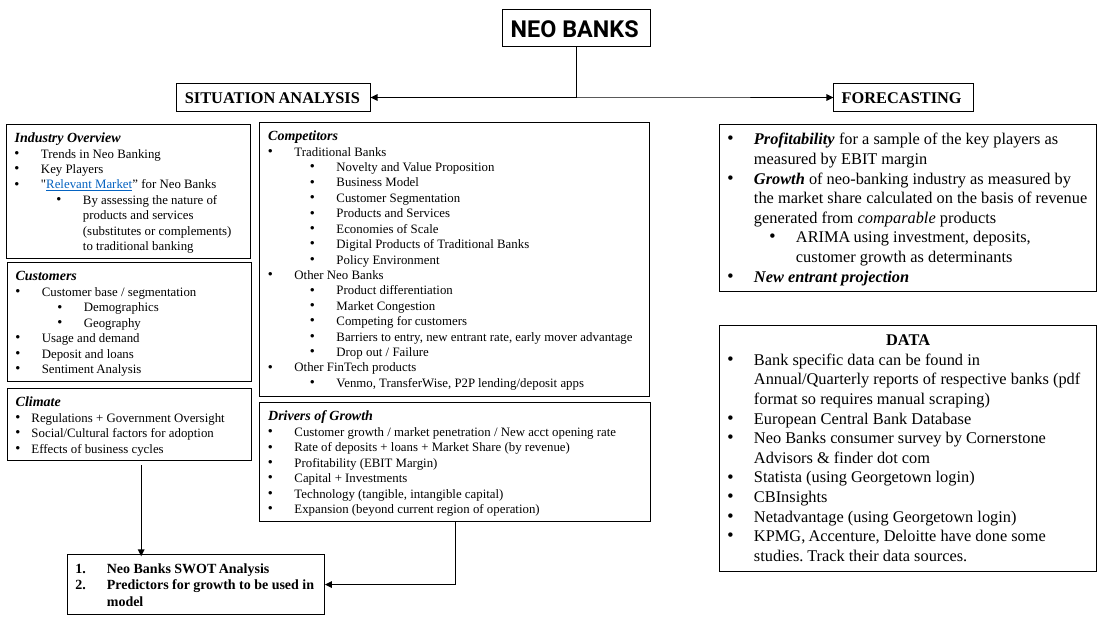
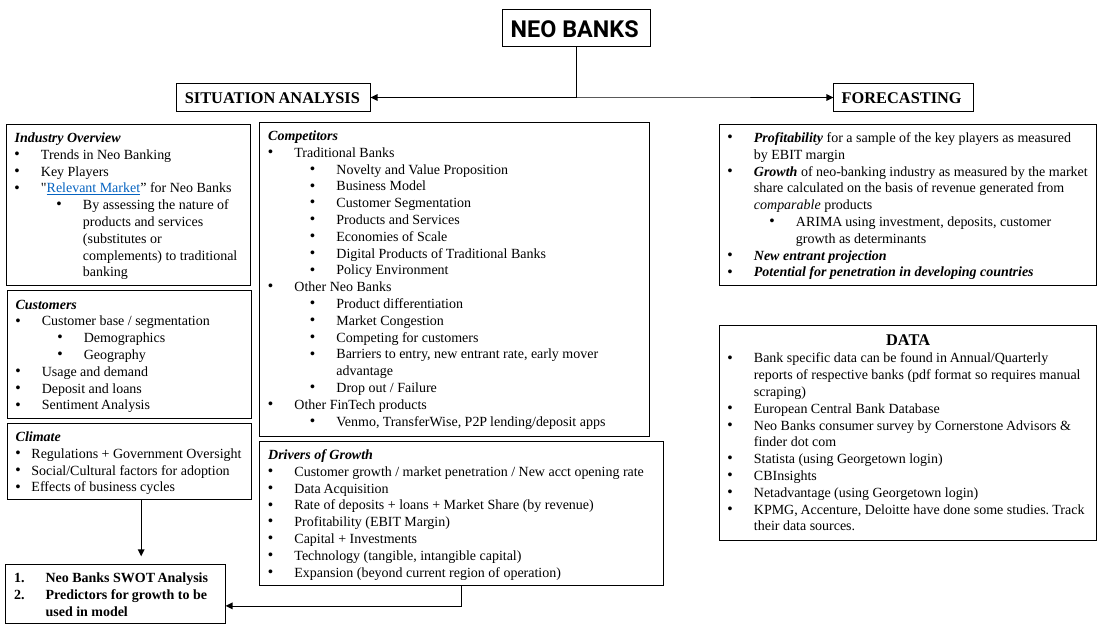
Before and after one commit to sp1158/NeoBanks, a slide deck: slide 1 of docs/Research Flowchart.pptx. Drawn at 1120x630 pixels with LibreOffice and Linux fonts; fonts in the diff are those of the drawing. Boxes give left, top, right and bottom in pixels: in the first picture for what was removed or moved away, otherwise in the second. Text is boxed around its words. In the diff, an @@ line names an element or a change of style, - is before the commit and + after.

```diff
--- a/docs/Research Flowchart.pptx
+++ b/docs/Research Flowchart.pptx
@@ rectangle "Industry Overview": place and size @@
-rectangle "Industry Overview" at bbox=[7, 124, 250, 259]
+rectangle "Industry Overview" at bbox=[7, 124, 250, 286]
@@ text in rectangle at bbox=[41, 149, 237, 279]: size 11 to 12 pt in "Trends in Neo Banking", "Key Players", ""Relevant Market” for Neo Banks", "By assessing the nature of products and ..." @@
@@ rectangle "Competitors": place and size @@
-rectangle "Competitors" at bbox=[260, 123, 649, 397]
+rectangle "Competitors" at bbox=[260, 123, 649, 437]
@@ text in rectangle at bbox=[294, 147, 606, 429]: size 11 to 12 pt @@
@@ rectangle "Profitability for a sample of ...": place and size @@
-rectangle "Profitability for a sample of ..." at bbox=[720, 124, 1097, 292]
+rectangle "Profitability for a sample of ..." at bbox=[720, 124, 1097, 286]
@@ text in rectangle at bbox=[754, 132, 1088, 263]: size 14 to 12 pt in "Profitability for a sample of the key ...", "Growth of neo-banking industry as measured by ...", "ARIMA using investment, deposits, customer growth as ...", "New entrant projection" @@
@@ text in rectangle at bbox=[754, 266, 1034, 279]: paragraph added @@
+• Potential for penetration in developing countries
@@ rectangle "Customers": place and size @@
-rectangle "Customers" at bbox=[8, 263, 251, 381]
+rectangle "Customers" at bbox=[8, 291, 251, 418]
@@ text in rectangle at bbox=[42, 315, 209, 412]: size 11 to 12 pt @@
@@ rectangle "DATA": place and size @@
-rectangle "DATA" at bbox=[720, 325, 1097, 571]
+rectangle "DATA" at bbox=[720, 325, 1097, 540]
@@ text in rectangle at bbox=[754, 352, 1084, 530]: size 14 to 12 pt @@
@@ rectangle "Climate": place and size @@
-rectangle "Climate" at bbox=[8, 388, 251, 460]
+rectangle "Climate" at bbox=[8, 423, 251, 500]
@@ text in rectangle at bbox=[31, 448, 241, 494]: size 11 to 12 pt @@
@@ rectangle "Drivers of Growth": place and size @@
-rectangle "Drivers of Growth" at bbox=[260, 402, 650, 521]
+rectangle "Drivers of Growth" at bbox=[260, 441, 663, 586]
@@ text in rectangle at bbox=[294, 466, 644, 580]: size 11 to 12 pt in "Customer growth / market penetration / New ...", "Rate of deposits + loans + Market ...", "Profitability (EBIT Margin)", "Capital + Investments" and 2 more places @@
@@ arrow moved from (141, 465) - (141, 556) to (141, 500) - (141, 556) @@
@@ text in rectangle at bbox=[294, 483, 389, 496]: paragraph added @@
+• Data Acquisition
@@ rectangle "Neo Banks SWOT Analysis": place and size @@
-rectangle "Neo Banks SWOT Analysis" at bbox=[67, 555, 325, 615]
+rectangle "Neo Banks SWOT Analysis" at bbox=[6, 565, 226, 624]
@@ elbow arrow moved from (455, 522) - (325, 585) to (462, 586) - (226, 606) @@
```
Also in this commit, not shown: 7 other files.
